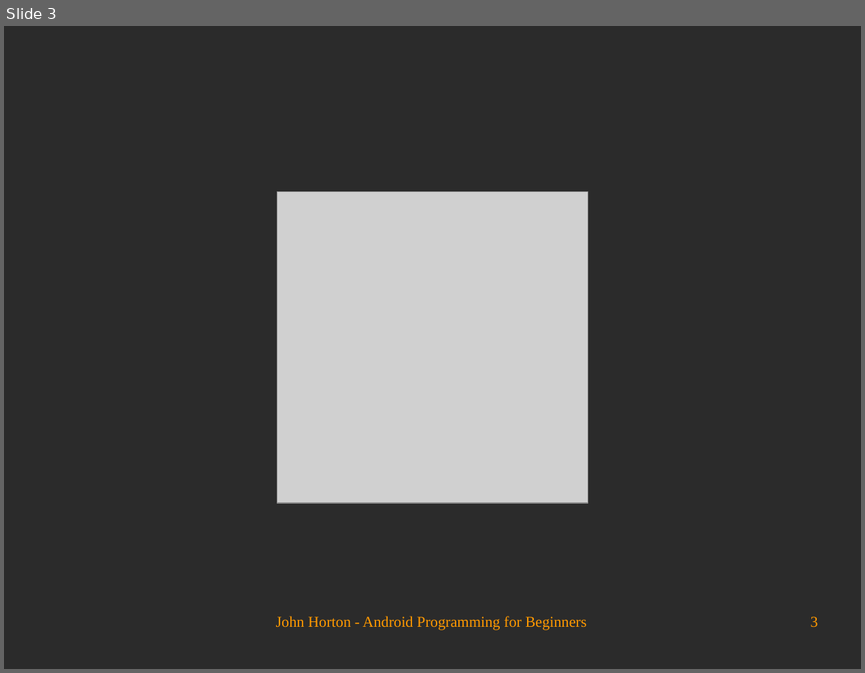
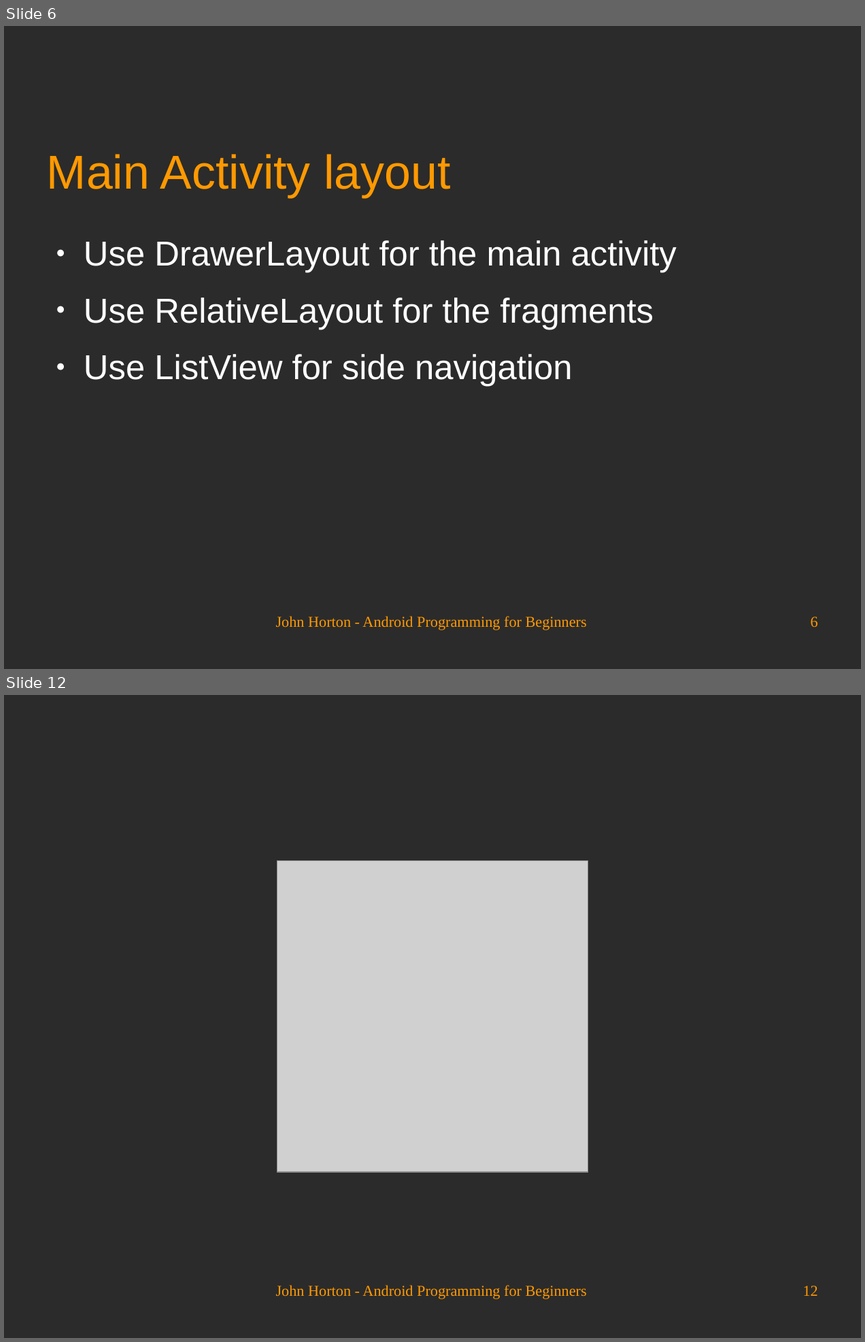
Before and after one commit to Academy-Soft-Intellect/Android-Programming-for-Beginners, a slide deck: 21_Navigation_Drawer_and_Where_It_s_Snap.odp. Shown one above the other, each under a label of ours: slide 3 before the commit, slides 6 and 12 after it; the slides between them are not shown. The pictures are 865x673 and 865x1342 pixels, drawn with LibreOffice and Linux fonts; fonts in the diff are those of the drawing; grey boxes stand for pictures; background and template pictures are left out; a plain dark background stands for a picture behind light text. Boxes give left, top, right and bottom in pixels: in the first picture for what was removed or moved away, otherwise in the second. Text is boxed around its words. In the diff, an @@ line names an element or a change of style, - is before the commit and + after.

```diff
--- a/21_Navigation_Drawer_and_Where_It_s_Snap.odp
+++ b/21_Navigation_Drawer_and_Where_It_s_Snap.odp
@@ slide 6 added at bbox=[4, 26, 861, 669], background picture (left out) @@
@@ title added at bbox=[47, 154, 450, 197], 44 pt, text #FF9900 @@
+Main Activity layout
@@ text added at bbox=[84, 240, 677, 386], 32 pt, text #FFFFFF @@
+● Use DrawerLayout for the main activity
+● Use RelativeLayout for the fragments
+● Use ListView for side navigation
@@ text added at bbox=[276, 616, 587, 630], 14 pt, text #FF9900 @@
+John Horton - Android Programming for Beginners
@@ page number added at bbox=[810, 616, 818, 627], 14 pt, text #FF9900 @@
+6
@@ what was slide 3 is now slide 12 @@
@@ page number at bbox=[803, 1285, 818, 1295]: text changed @@
-3
+12
```
Also in this commit, not shown: 2 slides changed, 8 other slides added.
